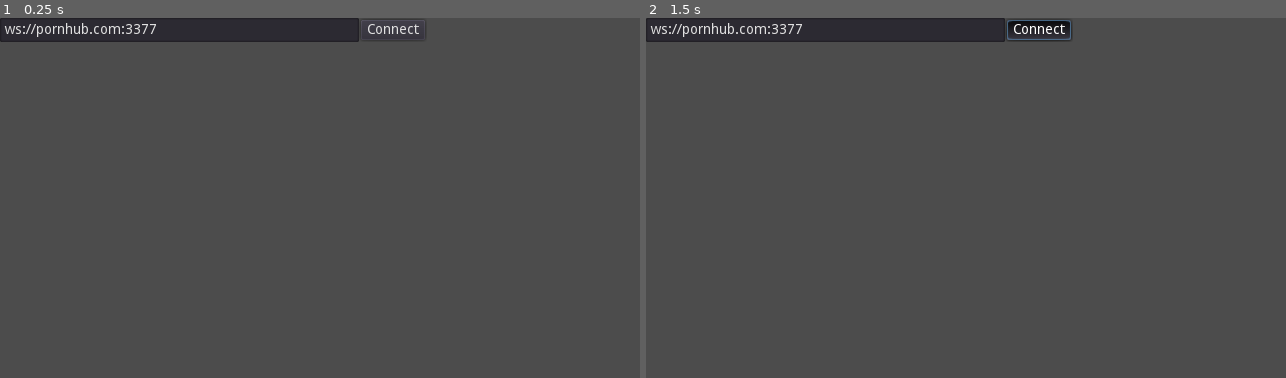
Above: before the commit, frames 1-2 (left to right).
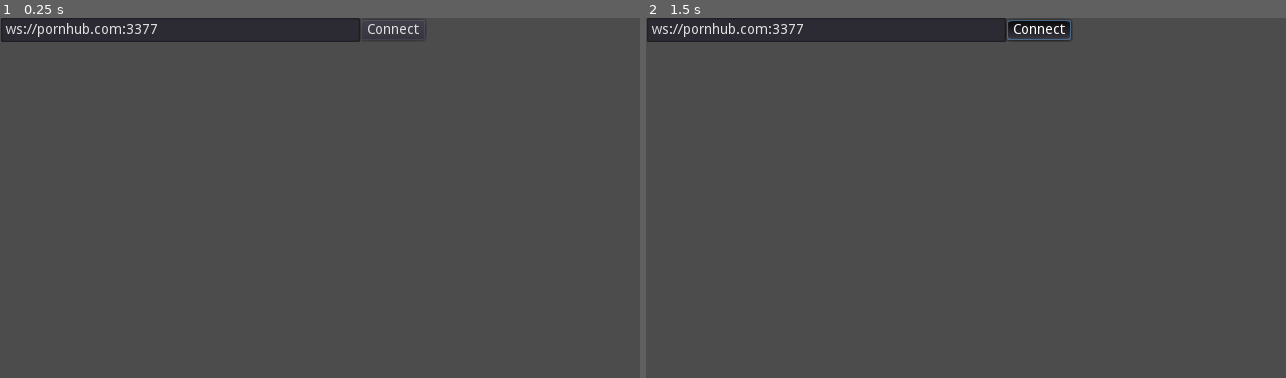
Above: after the commit, the same moments.

Repository: BondarenkoArtur/LD45-client
Game: Godot game, scene res://2dmain/2dmain.tscn
Two runs of this game, one before a commit and one after it. Both use one fixed random seed, a clock stepped at 60 frames per second and the inputs below.
Inputs:
- Up to frame 1 (0.25 s): no input
- Up to frame 2 (1.5 s): tap Enter at 0.5 s; click "Connect" at 1.25 s

The runs differ from the first frame. In frame 1, 0.4% of the frame differs, in the area x 0-57%, y 0-7%; in frame 2, 0.4%.

Commit message:
updated project

Diff:
--- a/2dmain/2dmain.tscn
+++ b/2dmain/2dmain.tscn
@@ -7,7 +7,8 @@
 script = ExtResource( 1 )
 
 [node name="LineEdit" type="LineEdit" parent="."]
-margin_right = 359.0
+margin_left = 1.05263
+margin_right = 360.053
 margin_bottom = 24.0
 text = "ws://pornhub.com:3377"
 
--- a/default_env.tres
+++ b/default_env.tres
@@ -1,5 +1,7 @@
 [gd_resource type="Environment" load_steps=2 format=2]
+
 [sub_resource type="ProceduralSky" id=1]
+
 [resource]
 background_mode = 2
 background_sky = SubResource( 1 )
